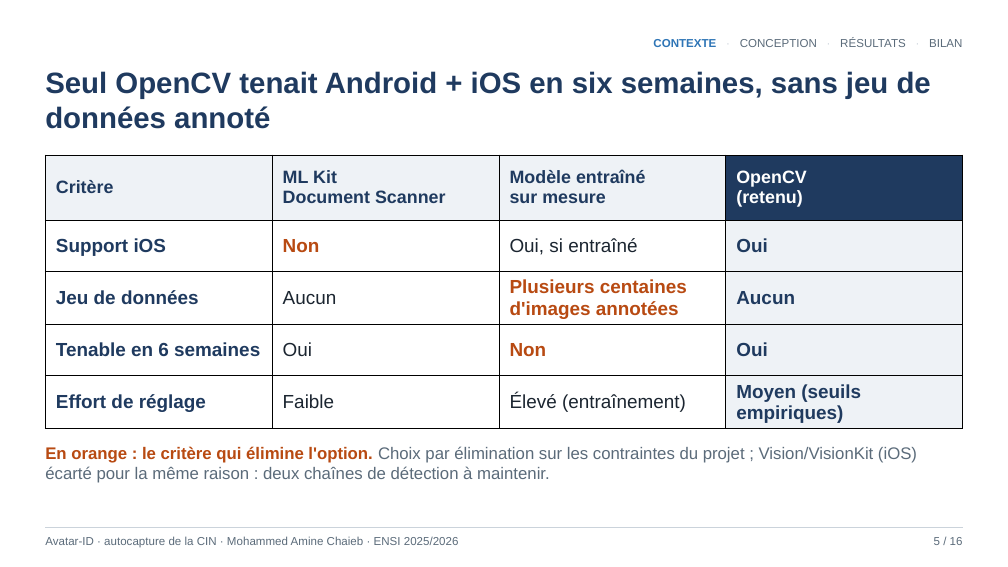
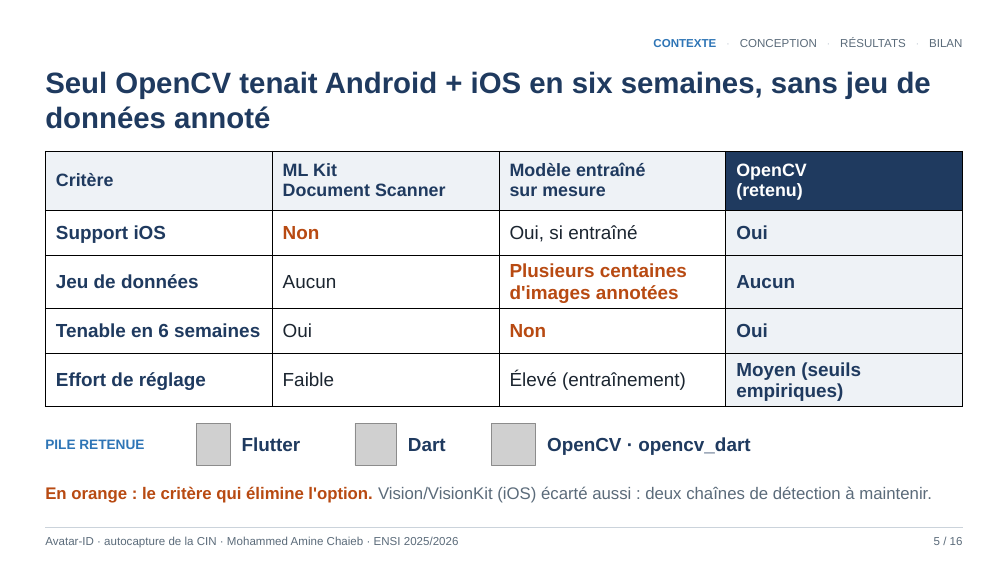
Before and after one commit to mohammedaminechaieb/detection_cin, a slide deck: slide 5 of Soutenance_Stage_ENSI_Final.pptx. Drawn at 1008x567 pixels with LibreOffice and Linux fonts; fonts in the diff are those of the drawing; grey boxes stand for pictures. Boxes give left, top, right and bottom in pixels: in the first picture for what was removed or moved away, otherwise in the second. Text is boxed around its words. In the diff, an @@ line names an element or a change of style, - is before the commit and + after.

```diff
--- a/Soutenance_Stage_ENSI_Final.pptx
+++ b/Soutenance_Stage_ENSI_Final.pptx
@@ table resized from (x1=45, y1=155, x2=963, y2=427) to (x1=45, y1=151, x2=963, y2=405) @@
@@ text added at (x1=45, y1=439, x2=144, y2=449), 13 pt, text #2E75B6, bold @@
+PILE RETENUE
@@ picture added at (x1=197, y1=423, x2=231, y2=465) @@
@@ text added at (x1=242, y1=437, x2=301, y2=451), 18 pt, text #1F3A5F, bold @@
+Flutter
@@ picture added at (x1=355, y1=423, x2=397, y2=465) @@
@@ text added at (x1=408, y1=438, x2=446, y2=451), 18 pt, text #1F3A5F, bold @@
+Dart
@@ picture added at (x1=492, y1=423, x2=536, y2=465) @@
@@ text added at (x1=547, y1=437, x2=750, y2=455), 18 pt, text #1F3A5F, bold @@
+OpenCV · opencv_dart
@@ text at (x1=45, y1=486, x2=932, y2=503): text changed @@
-En orange : le critère qui élimine l'option. Choix par élimination sur les contraintes du projet ; Vision/VisionKit (iOS) écarté pour la même raison : deux chaînes de détection à maintenir.
+En orange : le critère qui élimine l'option. Vision/VisionKit (iOS) écarté aussi : deux chaînes de détection à maintenir.
```
Also in this commit, not shown: 3 other slides changed, 2 other files.
